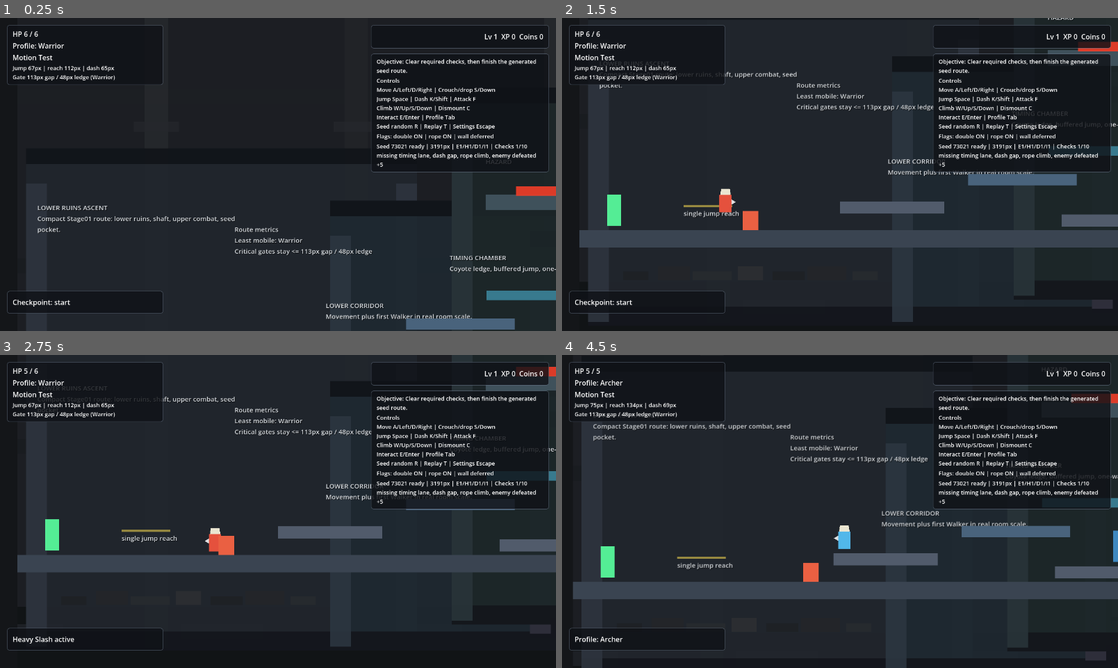
Above: before the commit, frames 1-4 (two rows, left to right).
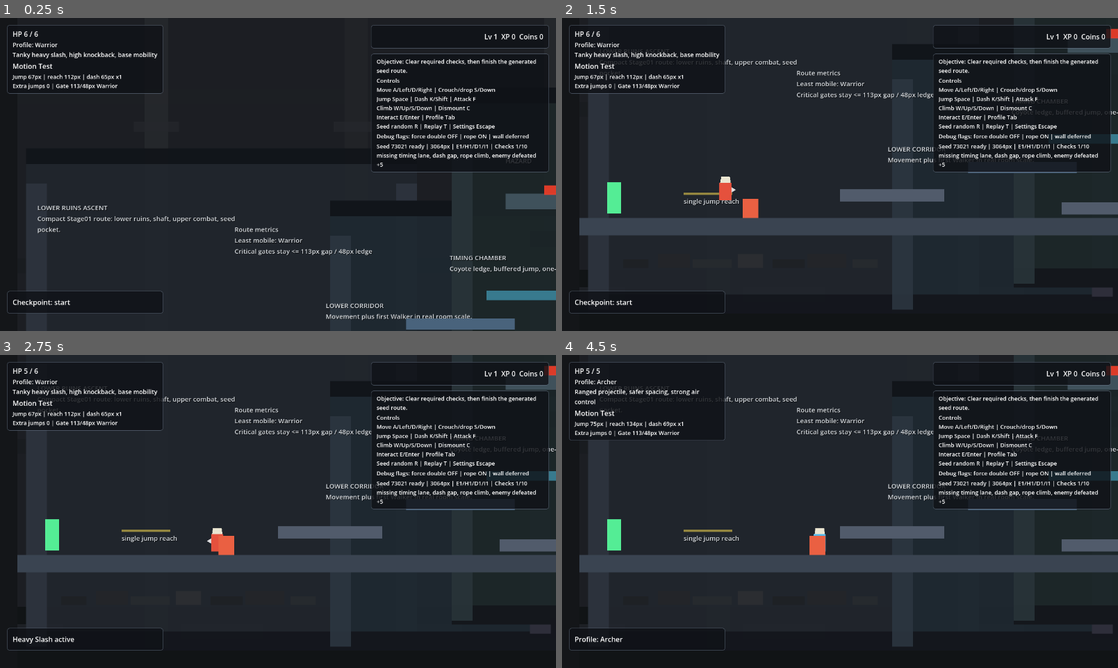
Above: after the commit, the same moments.

Repository: simpleusername96/cardborne-platformer
Game: Godot game, scene res://scenes/main/Main.tscn
The game is run twice, just before and just after one commit, with the same random seed, the same clock (stepped at 60 frames per second) and the same inputs.
Inputs (mouse positions are in pixels of both pictures, inside the frame that each line leads up to):
- Up to frame 1 (0.25 s): no input
- Up to frame 2 (1.5 s): tap Enter at 0.5 s; move the mouse to (962, 158) at 0.52 s; hold D (move_right) from 0.53 s (still down); tap K (dash) at 0.6 s; click (962, 158) at 0.67 s; tap Space (jump) at 0.77, 0.8, 1.07, 1.35 s; move the mouse to (728, 190) at 1.27 s
- Up to frame 3 (2.75 s): tap Space (jump) at 1.52, 1.82, 2.3 s; tap K (dash) at 1.55 s; move the mouse to (333, 442) at 2.02 s; release D (move_right) at 2.03 s; hold A (move_left) from 2.03 s (still down); tap F (attack) at 2.1 s
- Up to frame 4 (4.5 s): move the mouse to (812, 574) at 2.77 s; release A (move_left) at 2.78 s; hold D (move_right) 2.78-4.28 s; tap K (dash) at 2.85 s; click (812, 574) at 2.92 s; tap Space (jump) at 3.02, 3.32, 3.77, 3.8, 4.07 s; move the mouse to (1006, 558) at 3.52 s; hold E (interact) 3.53-4.28 s; move the mouse to (673, 464) at 4.27 s; hold A (move_left) from 4.28 s (still down); tap Tab (open_build_panel) at 4.35 s

The runs differ from the first frame. In frame 1, 1.6% of the frame differs, in the area x 1-100%, y 7-62%; in frame 2, 14%; in frame 3, 1.5%; in frame 4, 19%, in the area x 1-100%, y 3-100%.

Commit message:
Differentiate character mobility and fix seed pocket climb

Diff:
--- a/data/characters/archer_profile.tres
+++ b/data/characters/archer_profile.tres
@@ -7,6 +7,7 @@
 id = "archer"
 display_name = "Archer"
 visual_color = Color(0.32, 0.72, 0.92, 1)
+trait_summary = "Ranged projectile, safer spacing, strong air control"
 max_health = 5
 attack_damage = 1
 attack_cooldown = 0.30
--- a/data/characters/assassin_profile.tres
+++ b/data/characters/assassin_profile.tres
@@ -7,6 +7,7 @@
 id = "assassin"
 display_name = "Assassin"
 visual_color = Color(0.68, 0.48, 0.95, 1)
+trait_summary = "Double jump, 2 dashes, fastest quick slash, low HP"
 max_health = 4
 attack_damage = 1
 attack_cooldown = 0.18
@@ -31,10 +32,11 @@
 jump_cut_multiplier = 0.42
 coyote_time = 0.09
 jump_buffer_time = 0.12
+extra_jumps = 1
 dash_speed = 590.0
 dash_duration = 0.12
 dash_cooldown = 0.36
-dash_charges = 1
+dash_charges = 2
 post_hit_invulnerability = 0.9
 damage_knockback_x = 235.0
 damage_knockback_y = -225.0
--- a/data/characters/warrior_profile.tres
+++ b/data/characters/warrior_profile.tres
@@ -7,6 +7,7 @@
 id = "warrior"
 display_name = "Warrior"
 visual_color = Color(0.9, 0.32, 0.24, 1)
+trait_summary = "Tanky heavy slash, high knockback, base mobility"
 max_health = 6
 attack_damage = 2
 attack_cooldown = 0.46
--- a/scripts/autoload/RunState.gd
+++ b/scripts/autoload/RunState.gd
@@ -27,7 +27,7 @@
 	"damage_flash": true,
 }
 var testbed_ability_flags: Dictionary = {
-	"double_jump_enabled": true,
+	"double_jump_enabled": false,
 	"extra_dash_enabled": false,
 	"air_dash_enabled": true,
 	"rope_climb_enabled": true,
--- a/scripts/player/CharacterProfile.gd
+++ b/scripts/player/CharacterProfile.gd
@@ -4,6 +4,7 @@
 @export var id: String = "base_adventurer"
 @export var display_name: String = "Base Adventurer"
 @export var visual_color: Color = Color(0.8, 0.9, 1.0, 1.0)
+@export var trait_summary: String = "Balanced"
 
 @export_group("Health And Combat")
 @export var max_health: int = 5
@@ -34,6 +35,7 @@
 @export var jump_cut_multiplier: float = 0.45
 @export var coyote_time: float = 0.10
 @export var jump_buffer_time: float = 0.12
+@export var extra_jumps: int = 0
 
 @export_group("Dash And Damage Response")
 @export var dash_speed: float = 520.0
@@ -48,6 +50,7 @@
 func to_stats_dictionary() -> Dictionary:
 	return {
 		"max_health": max_health,
+		"trait_summary": trait_summary,
 		"attack_damage": attack_damage,
 		"attack_cooldown": attack_cooldown,
 		"attack_label": attack_label,
@@ -73,6 +76,7 @@
 		"jump_cut_multiplier": jump_cut_multiplier,
 		"coyote_time": coyote_time,
 		"jump_buffer_time": jump_buffer_time,
+		"extra_jumps": extra_jumps,
 		"dash_speed": dash_speed,
 		"dash_duration": dash_duration,
 		"dash_cooldown": dash_cooldown,
--- a/scripts/player/MovementMetrics.gd
+++ b/scripts/player/MovementMetrics.gd
@@ -16,6 +16,9 @@
 	var dash_charges := int(stats.get("dash_charges", 1))
 	if bool(ability_flags.get("extra_dash_enabled", false)):
 		dash_charges += 1
+	var extra_jumps := int(stats.get("extra_jumps", 0))
+	if bool(ability_flags.get("double_jump_enabled", false)):
+		extra_jumps = maxi(extra_jumps, 1)
 
 	var time_to_apex := jump_velocity / gravity
 	var airtime := time_to_apex * 2.0
@@ -26,7 +29,7 @@
 
 	var double_jump_height := jump_height
 	var double_jump_reach := single_jump_reach
-	if bool(ability_flags.get("double_jump_enabled", false)):
+	if extra_jumps > 0:
 		double_jump_height = jump_height * 1.65
 		double_jump_reach = single_jump_reach + move_speed * time_to_apex * 0.70
 
@@ -40,6 +43,7 @@
 		"double_jump_height": double_jump_height,
 		"double_jump_reach": double_jump_reach,
 		"dash_charges": dash_charges,
+		"extra_jumps": extra_jumps,
 	}
 
 
--- a/scripts/player/PlayerController.gd
+++ b/scripts/player/PlayerController.gd
@@ -416,7 +416,10 @@
 
 
 func _max_extra_jumps() -> int:
-	return 1 if RunState.is_testbed_ability_enabled("double_jump_enabled") else 0
+	var profile_extra_jumps := int(stats.get("extra_jumps", 0))
+	if RunState.is_testbed_ability_enabled("double_jump_enabled"):
+		profile_extra_jumps = maxi(profile_extra_jumps, 1)
+	return profile_extra_jumps
 
 
 func enter_climbable(_climbable: Area2D) -> void:
--- a/scripts/stages/MotionTestStage.gd
+++ b/scripts/stages/MotionTestStage.gd
@@ -180,9 +180,9 @@
 	_add_label(world, "TIMING CHAMBER\nCoyote ledge, buffered jump, one-way drop.", Vector2(1035.0, 1560.0), 430.0)
 
 	_add_platform(world, "DashPrep", Vector2(1300.0, 1818.0), Vector2(300.0, 28.0), Color(0.32, 0.36, 0.42, 1.0))
-	_add_platform(world, "DashLanding", Vector2(1770.0, 1782.0), Vector2(300.0, 28.0), Color(0.37, 0.38, 0.48, 1.0))
+	_add_platform(world, "DashLanding", Vector2(1740.0, 1782.0), Vector2(330.0, 28.0), Color(0.37, 0.38, 0.48, 1.0))
 	_add_checkpoint(test_objects, "CheckpointDashPrep", Vector2(1300.0, 1794.0), "dash_prep")
-	_add_checkpoint(test_objects, "CheckpointDashClear", Vector2(1770.0, 1758.0), "dash")
+	_add_checkpoint(test_objects, "CheckpointDashClear", Vector2(1740.0, 1758.0), "dash")
 	_add_label(world, "BROKEN BRIDGE\nRequired jump + dash gap folded into lower ruins.", Vector2(1370.0, 1692.0), 480.0)
 
 	_add_platform(world, "ShaftLower", Vector2(1760.0, GROUND_Y), Vector2(520.0, 40.0), Color(0.23, 0.27, 0.32, 1.0))
@@ -199,7 +199,7 @@
 
 	_add_platform(world, "HighCacheBranch", Vector2(1080.0, 560.0), Vector2(330.0, 26.0), Color(0.43, 0.35, 0.52, 1.0))
 	_add_platform(world, "HighCacheRejoin", Vector2(1280.0, 690.0), Vector2(220.0, 22.0), Color(0.23, 0.48, 0.56, 1.0), true)
-	_add_label(world, "OPTIONAL HIGH CACHE\nDebug double jump / later upgrade branch.", Vector2(900.0, 455.0), 400.0)
+	_add_label(world, "OPTIONAL HIGH CACHE\nAssassin double jump / later upgrade branch.", Vector2(900.0, 455.0), 400.0)
 	_add_label(world, "WALL TRAVERSAL\nDeferred: not required for this route.", Vector2(1090.0, 705.0), 360.0)
 
 	_add_platform(world, "CombatHallFloor", Vector2(2200.0, UPPER_FLOOR_Y), Vector2(850.0, 40.0), Color(0.23, 0.27, 0.32, 1.0))
@@ -288,9 +288,9 @@
 	_rng.seed = seed
 
 	var segments: Array[Dictionary] = [
-		{"id": "jump", "center": Vector2(1760.0, 1295.0), "width": 330.0, "jitter": Vector2(28.0, 10.0)},
-		{"id": "hazard", "center": Vector2(1300.0, 1435.0), "width": 320.0, "jitter": Vector2(24.0, 10.0)},
-		{"id": "combat", "center": Vector2(1740.0, 1575.0), "width": 360.0, "jitter": Vector2(30.0, 12.0)},
+		{"id": "jump", "center": Vector2(1800.0, 1295.0), "width": 360.0, "jitter": Vector2(20.0, 8.0)},
+		{"id": "hazard", "center": Vector2(1360.0, 1435.0), "width": 360.0, "jitter": Vector2(18.0, 8.0)},
+		{"id": "combat", "center": Vector2(1740.0, 1568.0), "width": 380.0, "jitter": Vector2(22.0, 8.0)},
 		{"id": "destructible", "center": Vector2(2200.0, 1710.0), "width": 320.0, "jitter": Vector2(24.0, 10.0)},
 		{"id": "interaction", "center": Vector2(1750.0, 1840.0), "width": 340.0, "jitter": Vector2(26.0, 0.0)},
 	]
@@ -312,6 +312,10 @@
 		520.0
 	)
 	_add_platform(generated_root, "GeneratedStart", start_center, Vector2(340.0, 40.0), Color(0.21, 0.31, 0.34, 1.0))
+	_add_climbable(generated_root, "GeneratedPocketRope", Vector2(1580.0, 1570.0), Vector2(52.0, 520.0))
+	_add_platform(generated_root, "GeneratedPocketRecoveryA", Vector2(1570.0, 1505.0), Vector2(220.0, 22.0), Color(0.23, 0.48, 0.56, 1.0), true)
+	_add_platform(generated_root, "GeneratedPocketRecoveryB", Vector2(1585.0, 1378.0), Vector2(220.0, 22.0), Color(0.23, 0.48, 0.56, 1.0), true)
+	_add_label(generated_root, "RECOVERY ROPE\nClimb back if you drop into the lower pocket.", Vector2(1460.0, 1295.0), 360.0)
 
 	for segment in segments:
 		var segment_id := str(segment.get("id", "segment"))
--- a/scripts/ui/HUD.gd
+++ b/scripts/ui/HUD.gd
@@ -45,6 +45,8 @@
 
 	profile_label = Label.new()
 	profile_label.text = "Profile"
+	profile_label.autowrap_mode = TextServer.AUTOWRAP_WORD_SMART
+	profile_label.add_theme_font_size_override("font_size", 14)
 	top_left_box.add_child(profile_label)
 
 	stage_label = Label.new()
@@ -142,11 +144,11 @@
 	var horizontal_margin := 16.0
 	var compact_width := minf(360.0, viewport_size.x - horizontal_margin * 2.0)
 
-	_set_panel_rect(health_panel, Vector2(horizontal_margin, 16.0), Vector2(compact_width, 132.0))
+	_set_panel_rect(health_panel, Vector2(horizontal_margin, 16.0), Vector2(compact_width, 148.0))
 
 	if viewport_size.x < 760.0:
-		_set_panel_rect(counters_panel, Vector2(horizontal_margin, 160.0), Vector2(compact_width, 54.0))
-		_set_panel_rect(controls_panel, Vector2(horizontal_margin, 226.0), Vector2(compact_width, 230.0))
+		_set_panel_rect(counters_panel, Vector2(horizontal_margin, 176.0), Vector2(compact_width, 54.0))
+		_set_panel_rect(controls_panel, Vector2(horizontal_margin, 242.0), Vector2(compact_width, 230.0))
 		counters_label.horizontal_alignment = HORIZONTAL_ALIGNMENT_LEFT
 	else:
 		_set_panel_rect(counters_panel, Vector2(viewport_size.x - 426.0, 16.0), Vector2(410.0, 54.0))
@@ -214,7 +216,10 @@
 
 
 func _on_selected_profile_changed(_profile_id: String, display_name: String, _color: Color) -> void:
-	profile_label.text = "Profile: %s" % display_name
+	var profile_trait_summary := ""
+	if RunState.selected_profile != null:
+		profile_trait_summary = RunState.selected_profile.trait_summary
+	profile_label.text = "Profile: %s\n%s" % [display_name, profile_trait_summary]
 
 
 func _on_stage_started(_stage_id: String, stage_display_name: String) -> void:
@@ -244,10 +249,12 @@
 func _on_testbed_metrics_changed(metrics: Dictionary) -> void:
 	var active: Dictionary = metrics.get("active", {})
 	var limits: Dictionary = metrics.get("route_limits", {})
-	metrics_label.text = "Jump %.0fpx | reach %.0fpx | dash %.0fpx\nGate %.0fpx gap / %.0fpx ledge (%s)" % [
+	metrics_label.text = "Jump %.0fpx | reach %.0fpx | dash %.0fpx x%d\nExtra jumps %d | Gate %.0f/%.0fpx %s" % [
 		float(active.get("jump_height", 0.0)),
 		float(active.get("single_jump_reach", 0.0)),
 		float(active.get("dash_reach", 0.0)),
+		int(active.get("dash_charges", 1)),
+		int(active.get("extra_jumps", 0)),
 		float(limits.get("max_required_gap", 0.0)),
 		float(limits.get("max_required_ledge", 0.0)),
 		str(limits.get("least_mobile_profile_name", "?")),
@@ -255,7 +262,7 @@
 
 
 func _on_testbed_flags_changed(flags: Dictionary) -> void:
-	flags_label.text = "Flags: double %s | rope %s | wall deferred" % [
+	flags_label.text = "Debug flags: force double %s | rope %s | wall deferred" % [
 		"ON" if bool(flags.get("double_jump_enabled", false)) else "OFF",
 		"ON" if bool(flags.get("rope_climb_enabled", false)) else "OFF",
 	]
